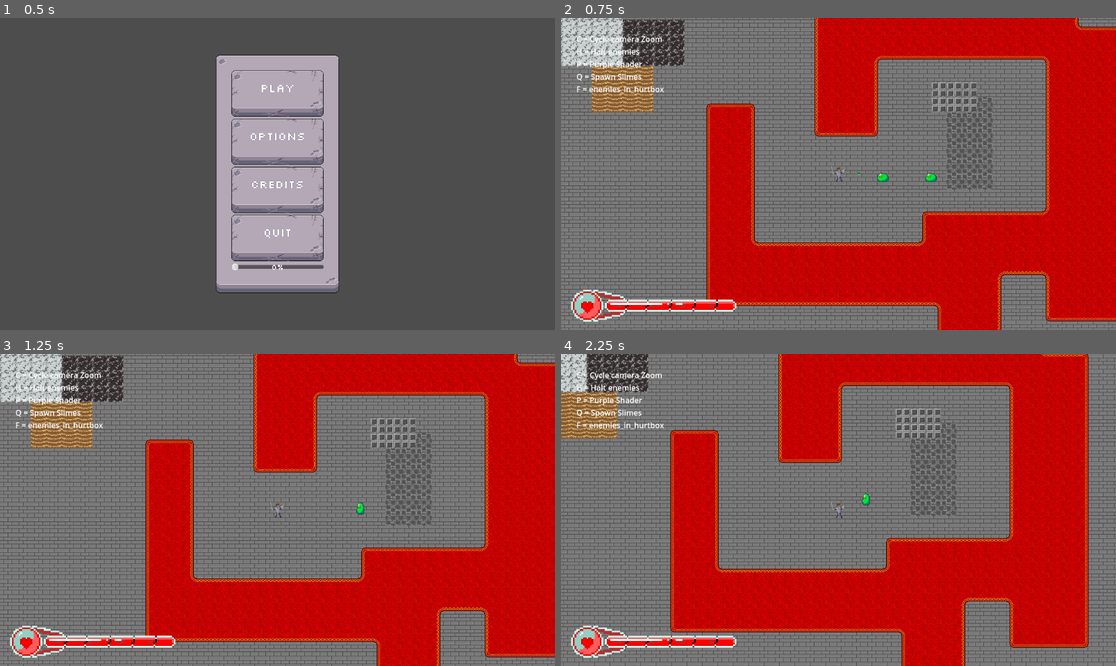
Above: before the commit, frames 1-4 (two rows, left to right).
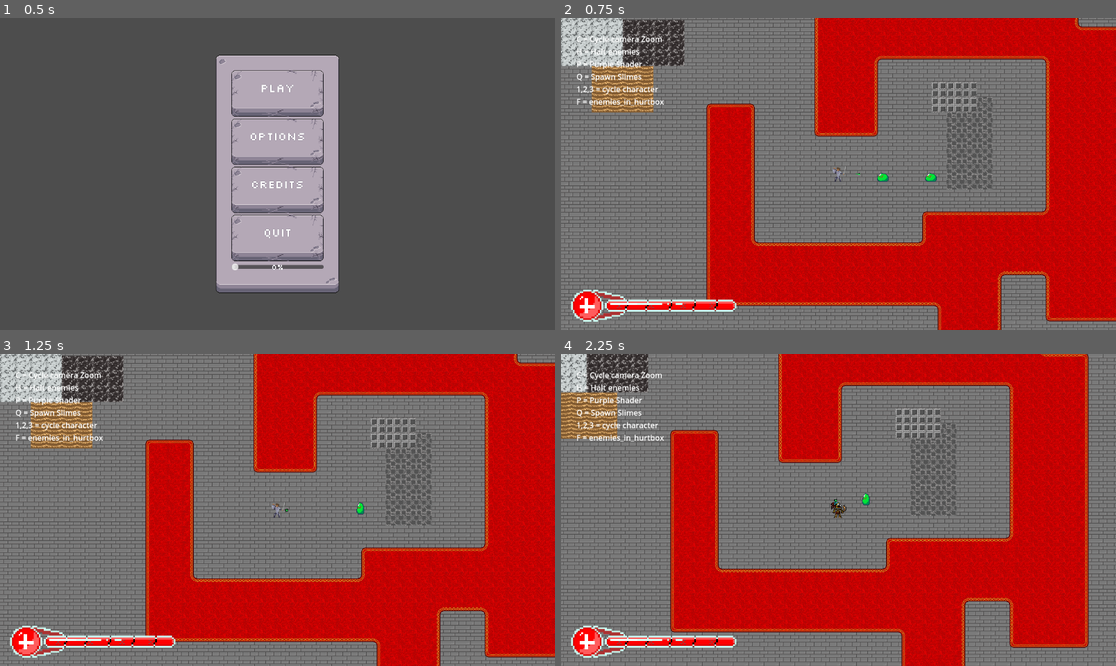
Above: after the commit, the same moments.

Repository: Nocturnal-Skirmish/nocskir
Game: Godot game, scene res://scenes/game_ui.tscn
Two runs of this game, one before a commit and one after it. Both use one fixed random seed, a clock stepped at 60 frames per second and the inputs below.
Inputs (mouse positions are in pixels of both pictures, inside the frame that each line leads up to):
- Up to frame 1 (0.5 s): no input
- Up to frame 2 (0.75 s): click "Options" at 0.5 s
- Up to frame 3 (1.25 s): no input
- Up to frame 4 (2.25 s): tap Enter at 1.25 s; move the mouse to (960, 494) at 1.27 s; hold Right (ui_right) 1.28-2.03 s; hold 1 1.28-2.03 s; tap 2 at 1.55, 2.1 s; move the mouse to (727, 525) at 2.02 s; hold Down (ui_down) from 2.03 s (still down)

Frame 1 is identical in both runs. In frame 2, 0.6% of the frame differs, in the area x 2-52%, y 21-96%; in frame 3, 0.6%; in frame 4, 0.6%.

Commit message:
imports + healthbar + small changes
Co-Authored-By: Jakob Johannes Hansgaard <jakob.johannes.hansgaard@outlook.com>

Diff:
--- a/project/nocturnal-skirmish/scenes/main.tscn
+++ b/project/nocturnal-skirmish/scenes/main.tscn
@@ -193,6 +193,7 @@
 H = Halt enemies
 P = Purple Shader
 Q = Spawn Slimes
+1,2,3 = cycle character
 F = enemies_in_hurtbox"
 
 [node name="BottomLeftUi" type="MarginContainer" parent="Player/Camera2D/HUDCanvas/ControlsUI"]
--- /dev/null
+++ b/project/nocturnal-skirmish/scenes/projectiles/bullet_projectile.tscn
@@ -0,0 +1,73 @@
+[gd_scene load_steps=10 format=3 uid="uid://by587xtynq2uw"]
+
+[ext_resource type="Script" uid="uid://dork4ufv8xw05" path="res://scripts/projectile/bullet_projectile.gd" id="1_v4hmp"]
+[ext_resource type="Texture2D" uid="uid://brcb5ubp0cwdl" path="res://assets/sprites/simple_projectile_concept.png" id="2_pfba5"]
+
+[sub_resource type="AtlasTexture" id="AtlasTexture_dnn0w"]
+atlas = ExtResource("2_pfba5")
+region = Rect2(0, 0, 8, 8)
+
+[sub_resource type="AtlasTexture" id="AtlasTexture_v4hmp"]
+atlas = ExtResource("2_pfba5")
+region = Rect2(8, 0, 8, 8)
+
+[sub_resource type="AtlasTexture" id="AtlasTexture_pfba5"]
+atlas = ExtResource("2_pfba5")
+region = Rect2(16, 0, 8, 8)
+
+[sub_resource type="AtlasTexture" id="AtlasTexture_tclso"]
+atlas = ExtResource("2_pfba5")
+region = Rect2(24, 0, 8, 8)
+
+[sub_resource type="AtlasTexture" id="AtlasTexture_y542r"]
+atlas = ExtResource("2_pfba5")
+region = Rect2(32, 0, 8, 8)
+
+[sub_resource type="SpriteFrames" id="SpriteFrames_puu0l"]
+animations = [{
+"frames": [{
+"duration": 1.0,
+"texture": SubResource("AtlasTexture_dnn0w")
+}, {
+"duration": 1.0,
+"texture": SubResource("AtlasTexture_v4hmp")
+}, {
+"duration": 1.0,
+"texture": SubResource("AtlasTexture_pfba5")
+}, {
+"duration": 1.0,
+"texture": SubResource("AtlasTexture_tclso")
+}, {
+"duration": 1.0,
+"texture": SubResource("AtlasTexture_y542r")
+}],
+"loop": true,
+"name": &"default",
+"speed": 5.0
+}]
+
+[sub_resource type="CircleShape2D" id="CircleShape2D_1ydfj"]
+radius = 5.0
+
+[node name="BulletProjectile" type="Node2D"]
+script = ExtResource("1_v4hmp")
+
+[node name="AnimatedSprite2D" type="AnimatedSprite2D" parent="."]
+rotation = 0.7853982
+sprite_frames = SubResource("SpriteFrames_puu0l")
+autoplay = "default"
+speed_scale = 2.0
+
+[node name="HitBox" type="Area2D" parent="."]
+
+[node name="CollisionShape2D" type="CollisionShape2D" parent="HitBox"]
+shape = SubResource("CircleShape2D_1ydfj")
+
+[node name="Timer" type="Timer" parent="."]
+wait_time = 10.0
+one_shot = true
+autostart = true
+
+[connection signal="ready" from="." to="." method="_on_ready"]
+[connection signal="area_entered" from="HitBox" to="." method="_on_hit_box_area_entered"]
+[connection signal="timeout" from="Timer" to="." method="_on_timer_timeout"]
--- a/project/nocturnal-skirmish/scripts/main_game.gd
+++ b/project/nocturnal-skirmish/scripts/main_game.gd
@@ -94,3 +94,10 @@
 
 	if Input.is_key_pressed(KEY_Q):
 		spawn_node_outside_viewport()
+
+	if Input.is_key_pressed(KEY_1):
+		get_node("Player/Sprite2D").texture = load("res://assets/sprites/player_temp.png")
+	elif Input.is_key_pressed(KEY_2):
+		get_node("Player/Sprite2D").texture = load("res://assets/sprites/aztec.png")
+	elif Input.is_key_pressed(KEY_3):
+		get_node("Player/Sprite2D").texture = load("res://assets/sprites/dogman.png")
--- a/project/nocturnal-skirmish/scripts/player.gd
+++ b/project/nocturnal-skirmish/scripts/player.gd
@@ -10,6 +10,7 @@
 @onready var enemies_in_range: Array[CharacterBody2D] = []
 @onready var send_projectile_to_enemy_inst = preload("res://scripts/projectile/send_projectile_to_enemy.gd").new()
 @onready var SimpleProjectileScene = preload("res://scenes/projectiles/simple_projectile.tscn")
+@onready var BulletProjectileScene = preload("res://scenes/projectiles/bullet_projectile.tscn")
 @onready var range_area = get_node("RangeArea/CollisionShape2D")
 
 func _process(delta):
@@ -27,10 +28,10 @@
 		player_velocity.y += 1
 	if Input.is_action_pressed("ui_left") or Input.is_key_pressed(KEY_A):
 		player_velocity.x -= 1
-		player.flip_h = true
+		player.flip_h = false
 	if Input.is_action_pressed("ui_right") or Input.is_key_pressed(KEY_D):
 		player_velocity.x += 1
-		player.flip_h = false
+		player.flip_h = true
 
 	if Input.is_key_pressed(KEY_F):
 		print(enemies_in_range)
@@ -44,6 +45,14 @@
 		delta,
 		self, # Player node
 		SimpleProjectileScene, # Projectile scene to be sent
+		enemies_in_range, # List of enemies in range area
+		0.5 # Projectile shoot interval
+	)
+	send_projectile_to_enemy_inst.shoot_closest_enemy(
+		range_area, # Range of player
+		delta,
+		self, # Player node
+		BulletProjectileScene, # Projectile scene to be sent
 		enemies_in_range, # List of enemies in range area
 		0.5 # Projectile shoot interval
 	)
@@ -63,6 +72,8 @@
 		if "damage_points" in enemy:
 			health_points -= enemy["damage_points"]
 			print("Damage taken! Damage: " + str(enemy["damage_points"]) + " | Health points: " + str(health_points))
+			var health_bar = get_node("Camera2D/HUDCanvas/ControlsUI/BottomLeftUi/TextureProgressBar")
+			health_bar.value = health_points
 
 			if health_points <= 0:
 				get_tree().change_scene_to_file("res://scenes/game_ui.tscn")
--- /dev/null
+++ b/project/nocturnal-skirmish/scripts/projectile/bullet_projectile.gd
@@ -0,0 +1,32 @@
+extends Node2D
+
+@onready var projectile_functions_script = preload("res://scripts/projectile/projectile_functions.gd").new()
+@export var projectile_speed = 50
+@export var projectile_damage = 2
+@export var pierce_amount = 5
+@export var projectile_scale = 1
+@export var projectile_size_mult = 1
+@export var target_body: CharacterBody2D
+
+@onready var target_pos = target_body.global_position
+@onready var targets_hit = 0
+
+# Move toward target every frame
+func _process(delta: float) -> void:
+	projectile_functions_script.move_to_direction(self, projectile_speed, delta)
+
+# Point towards target when projectile is spawned
+func _on_ready() -> void:
+	projectile_functions_script.point_to_target(target_body, self)
+
+# Handle collision with enemy
+func _on_hit_box_area_entered(area: Area2D) -> void:
+	targets_hit = projectile_functions_script.remove_hit_entity(
+		self,
+		area,
+		targets_hit,
+		pierce_amount
+	)
+
+func _on_timer_timeout() -> void:
+	queue_free()
Binary file added: project/nocturnal-skirmish/assets/sprites/aztec.png
Not shown, added: project/nocturnal-skirmish/assets/sprites/aztec.png.import
Binary file added: project/nocturnal-skirmish/assets/sprites/dogman.png
Not shown, added: project/nocturnal-skirmish/assets/sprites/dogman.png.import
Binary file changed: project/nocturnal-skirmish/assets/sprites/health_bar_over.png
Binary file changed: project/nocturnal-skirmish/assets/sprites/player_temp.png
Not shown, added: project/nocturnal-skirmish/scripts/projectile/bullet_projectile.gd.uid
